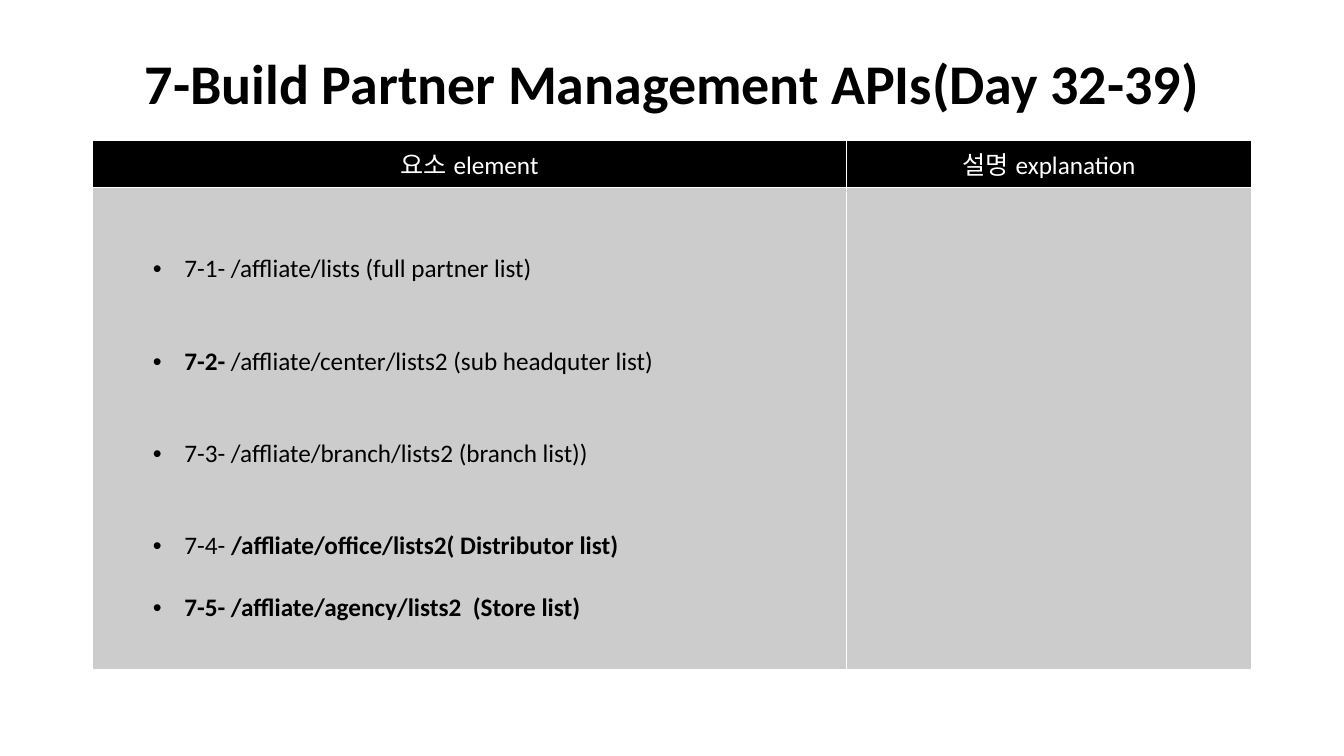
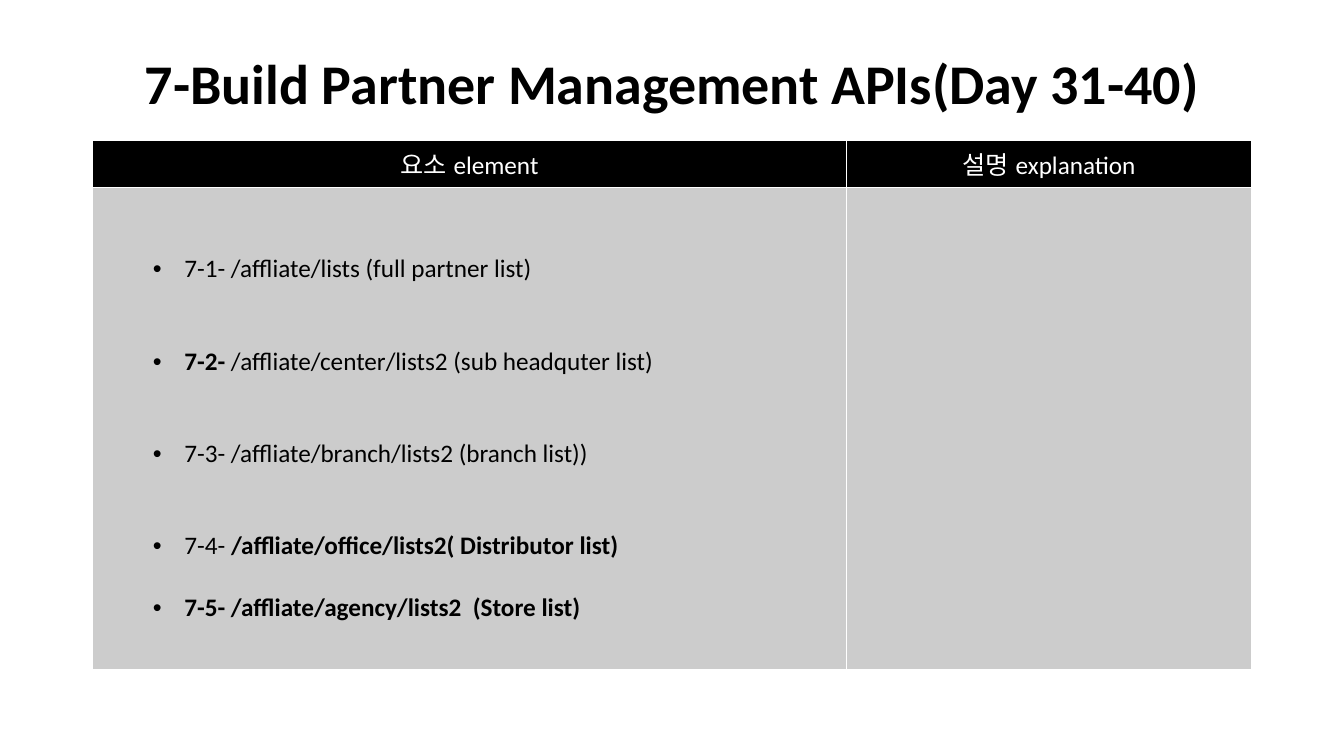
Before and after one commit to javaman37/garnet, a slide deck: slide 16 of src/main/resources/AdminPagePlanning.pptx (slide 13 before the commit). Drawn at 1344x756 pixels with LibreOffice and Linux fonts; fonts in the diff are those of the drawing. Boxes give left, top, right and bottom in pixels: in the first picture for what was removed or moved away, otherwise in the second. Text is boxed around its words. In the diff, an @@ line names an element or a change of style, - is before the commit and + after.

Commit message:
-add more user APIs(4-11->4-21),update plan

```diff
--- a/src/main/resources/AdminPagePlanning.pptx
+++ b/src/main/resources/AdminPagePlanning.pptx
@@ title at (x1=145, y1=62, x2=1199, y2=114): text changed @@
-7-Build Partner Management APIs(Day 32-39)
+7-Build Partner Management APIs(Day 31-40)
```
Also in this commit, not shown: 22 other slides changed, 3 slides added, 1 other file.
